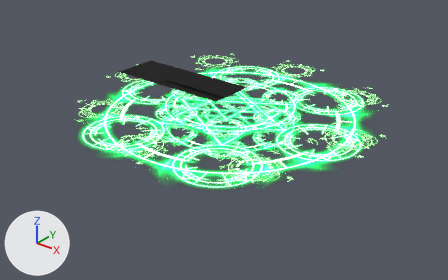
The glTF model content/assets/models/imported/grandundeadaura.glb, before and after one commit.
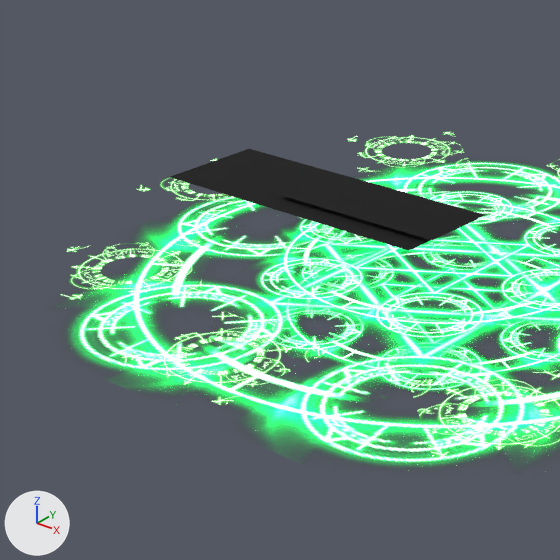
Each version appears first whole from a camera (50 mm lens) standing at (31.3, -40.3, 22.7) and looking at (0.0, -1.3, -1.5), and next in a close-up on the part from 11% to 62% of the width and 0% to 81% of the height. Every picture has the same lights, and +X, +Y and +Z are marked at lower left. The older version's two pictures come first.
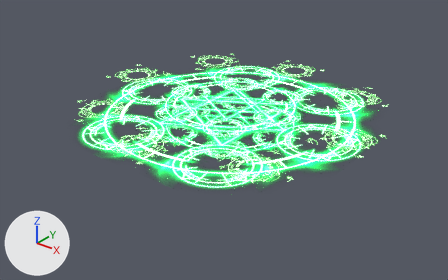
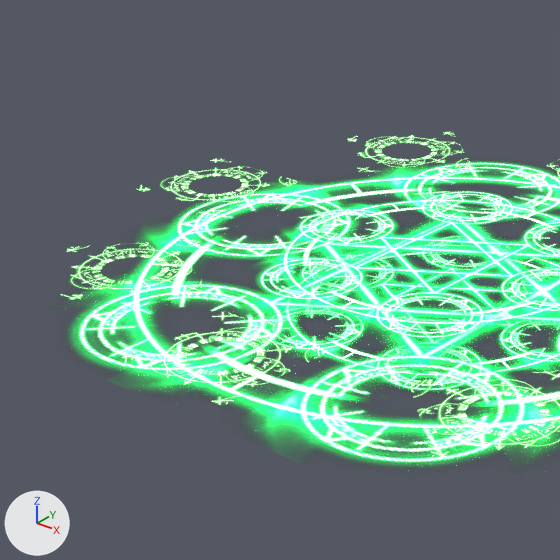
Pixel boxes [x1, y1, x2, y2] of what changed, in the close-ups (560 x 560 px):
'mesh', surface changed (lighter): [168, 149, 503, 307] in both

Edits to the bpy script that builds the scene:
```text
Change mat_mat2:
    where n0 = _N.new('ShaderNodeBsdfPrincipled'); n0.name = 'Principled BSDF'
    add n0.inputs[0].default_value = (0.0, 0.0, 0.0, 1.0)  # 'Base Color', black #000000
    add n0.inputs[4].default_value = 0.0  # 'Alpha'
    remove n3 = _N.new('ShaderNodeTexImage'); n3.name = 'Image Texture.001'
    remove n3.image = img_image_2
    remove _L.new(n3.outputs[0], n0.inputs[0])  # 'Color' to 'Base Color'
    remove _L.new(n3.outputs[1], n0.inputs[4])  # 'Alpha' to 'Alpha'
```
